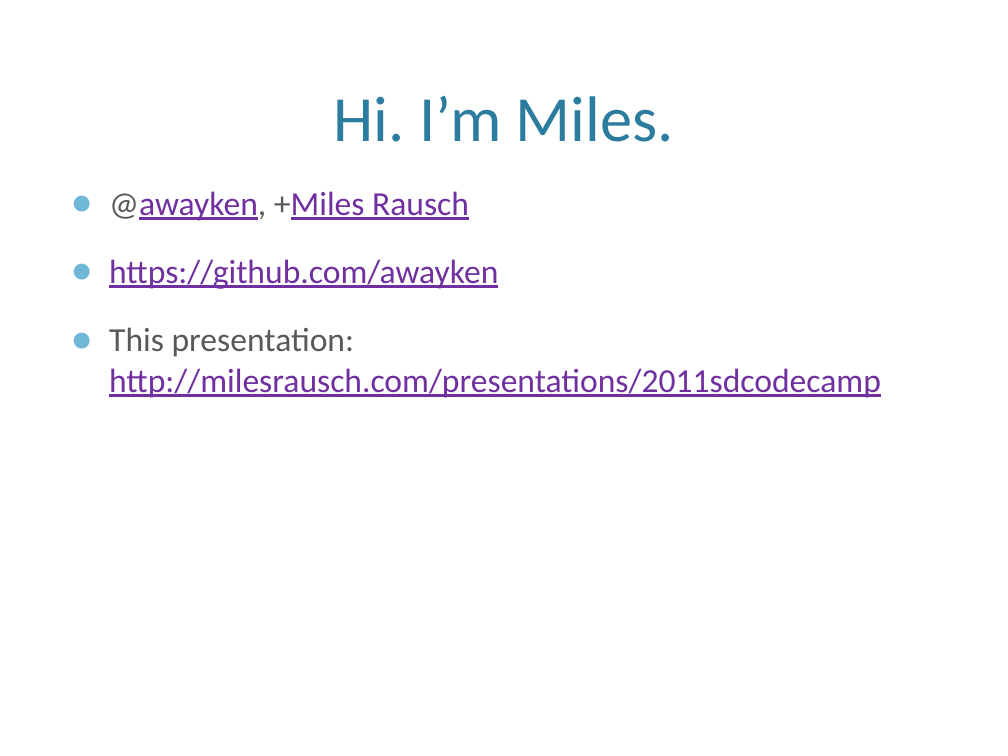
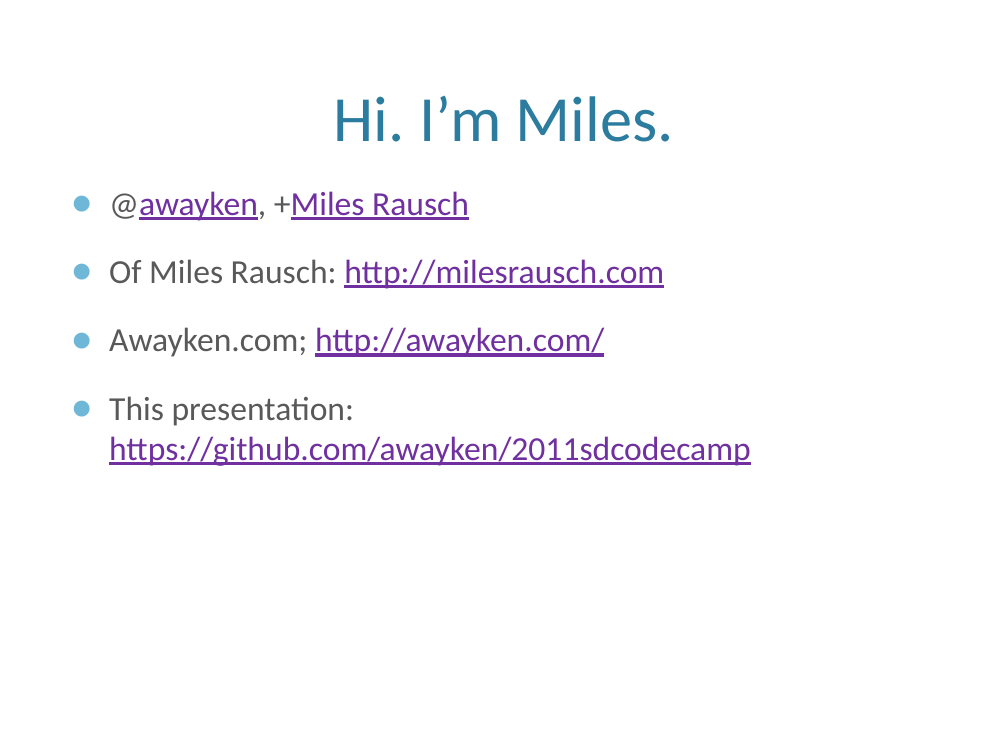
Before and after one commit to awayken/2011sdcodecamp, a slide deck: slide 3 of presentation.pptx. Drawn at 1008x756 pixels with LibreOffice and Linux fonts; fonts in the diff are those of the drawing; background and template pictures are left out. Boxes give left, top, right and bottom in pixels: in the first picture for what was removed or moved away, otherwise in the second. Text is boxed around its words. In the diff, an @@ line names an element or a change of style, - is before the commit and + after.

```diff
--- a/presentation.pptx
+++ b/presentation.pptx
@@ text at <box>109,259,751,466</box>: text changed @@
-● https://github.com/awayken
-● This presentation: http://milesrausch.com/presentations/2011sdcodecamp
+● Of Miles Rausch: http://milesrausch.com
+● Awayken.com; http://awayken.com/
+● This presentation: https://github.com/awayken/2011sdcodecamp
```
Also in this commit, not shown: 2 other slides changed, 8 other files.
